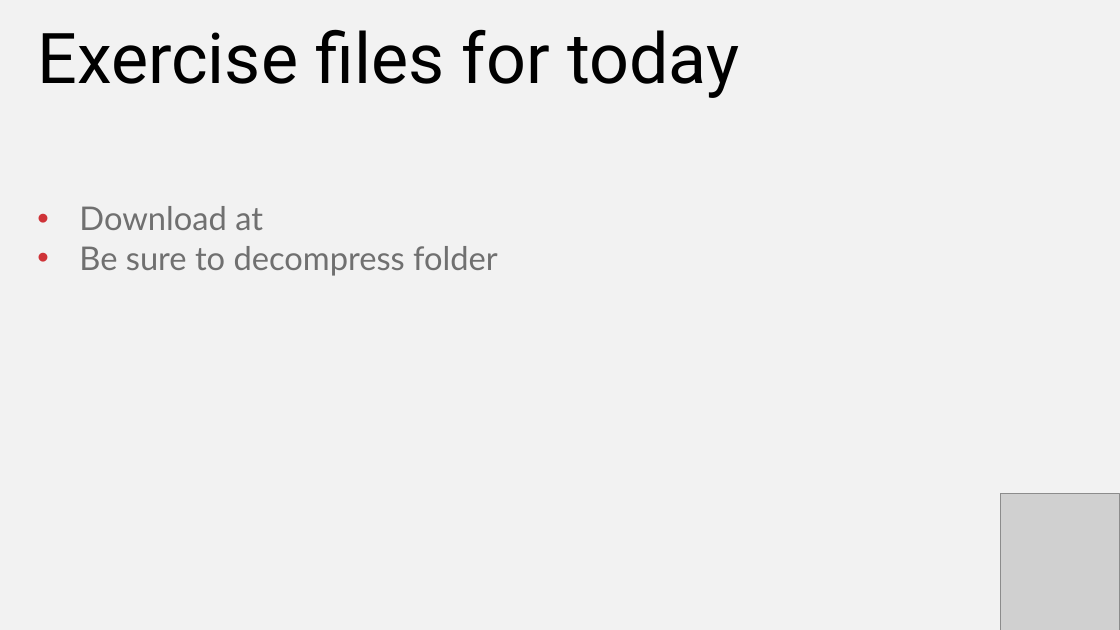
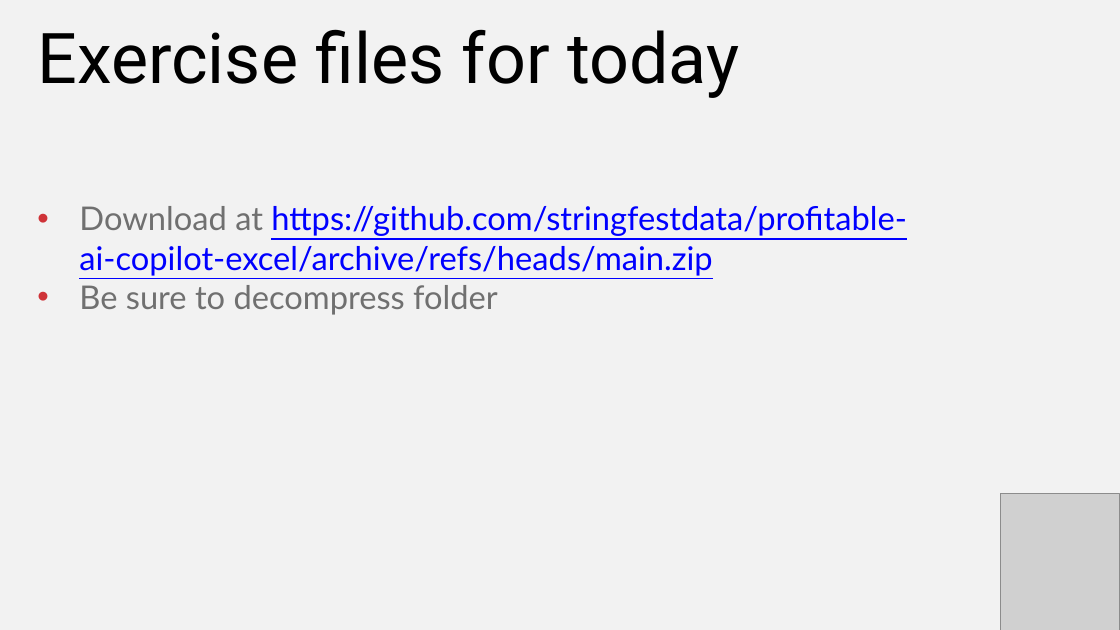
Before and after one commit to stringfestdata/profitable-ai-copilot-excel, a slide deck: slide 4 of intro-copilot-excel-stringfest.pptx. Drawn at 1120x630 pixels with LibreOffice and Linux fonts; fonts in the diff are those of the drawing; grey boxes stand for pictures. Boxes give left, top, right and bottom in pixels: in the first picture for what was removed or moved away, otherwise in the second. Text is boxed around its words. In the diff, an @@ line names an element or a change of style, - is before the commit and + after.

```diff
--- a/intro-copilot-excel-stringfest.pptx
+++ b/intro-copilot-excel-stringfest.pptx
@@ text at [79, 206, 907, 276]: text changed; text colour #707070 to #0000FF @@
-• Download at
+• Download at https://github.com/stringfestdata/profitable-ai-copilot-excel/archive/refs/heads/main.zip
```
Also in this commit, not shown: 6 slides added, 3 slides removed, 1 other file.
